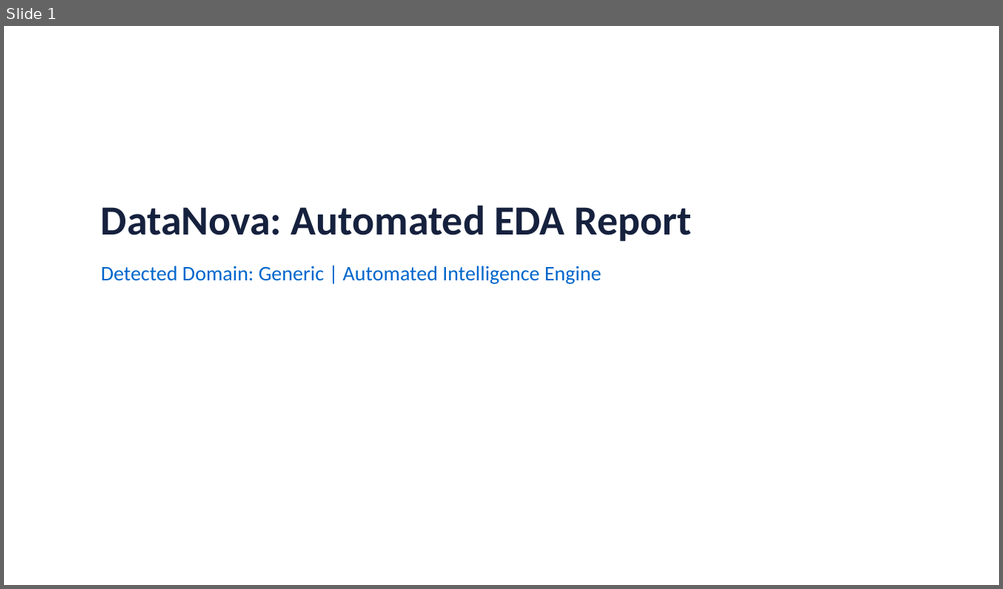
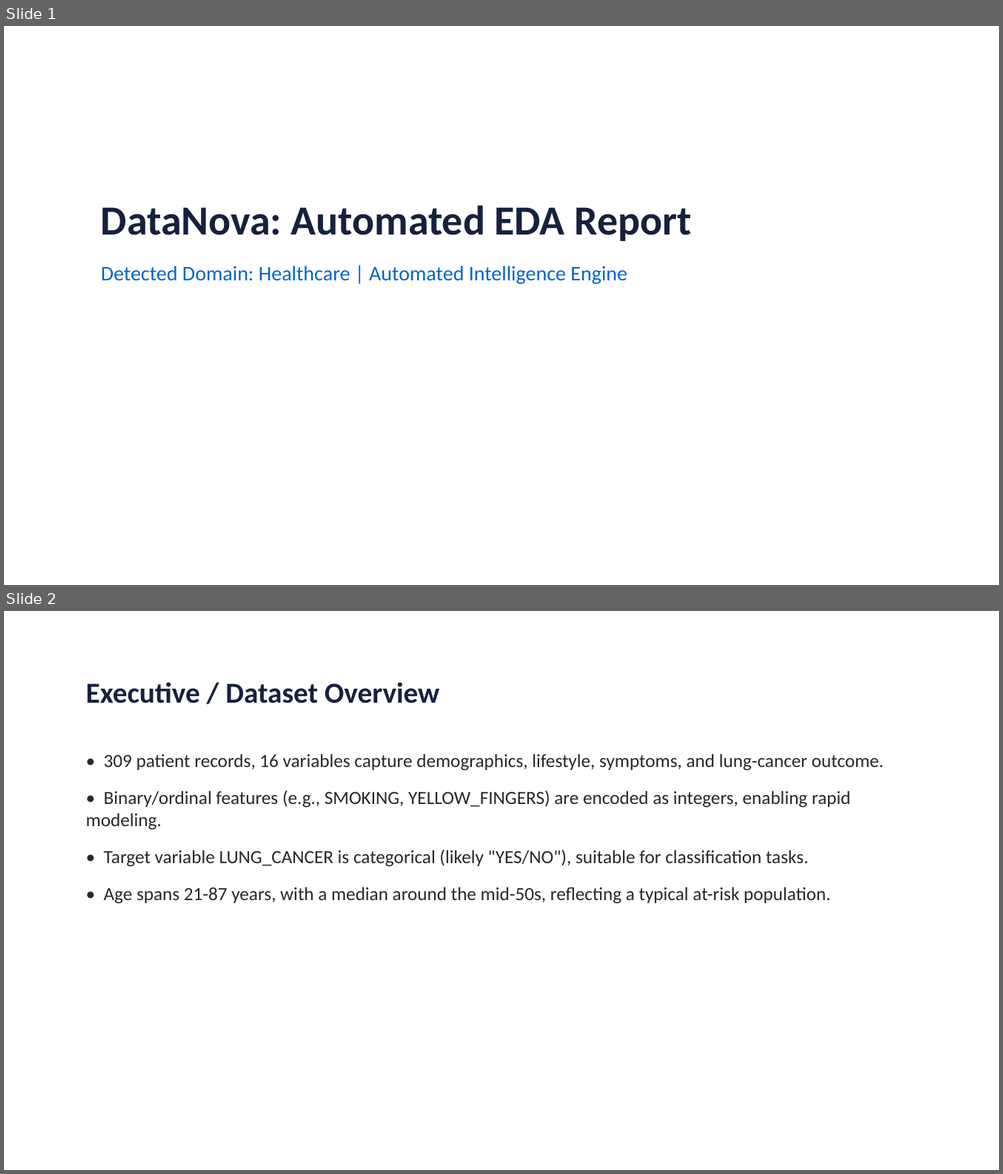
Before and after one commit to lekhalokare-28/datanova, a slide deck: reports/eda_presentation_report.pptx. Shown one above the other, each under a label of ours: slide 1 before the commit, slides 1 and 2 after it. The pictures are 1003x589 and 1003x1174 pixels, drawn with LibreOffice and Linux fonts; fonts in the diff are those of the drawing. Boxes give left, top, right and bottom in pixels: in the first picture for what was removed or moved away, otherwise in the second. Text is boxed around its words. In the diff, an @@ line names an element or a change of style, - is before the commit and + after.

```diff
--- a/reports/eda_presentation_report.pptx
+++ b/reports/eda_presentation_report.pptx
@@ slide 2 added at <box>4,611,999,1170</box>, background #FFFFFF @@
@@ text added at <box>86,682,439,703</box>, 28 pt, text #16213E, bold @@
+Executive / Dataset Overview
@@ text added at <box>86,754,883,904</box>, 18 pt, text #282828 @@
+• 309 patient records, 16 variables capture demographics, lifestyle, symptoms, and lung-cancer outcome.
+• Binary/ordinal features (e.g., SMOKING, YELLOW_FINGERS) are encoded as integers, enabling rapid modeling.
+• Target variable LUNG_CANCER is categorical (likely "YES/NO"), suitable for classification tasks.
+• Age spans 21-87 years, with a median around the mid-50s, reflecting a typical at-risk population.
@@ slide 1 changed as well @@
@@ text at <box>101,266,627,284</box>: text changed @@
-Detected Domain: Generic | Automated Intelligence Engine
+Detected Domain: Healthcare | Automated Intelligence Engine
```
Also in this commit, not shown: 2 other slides changed, 1 slide removed, 2 other files.
